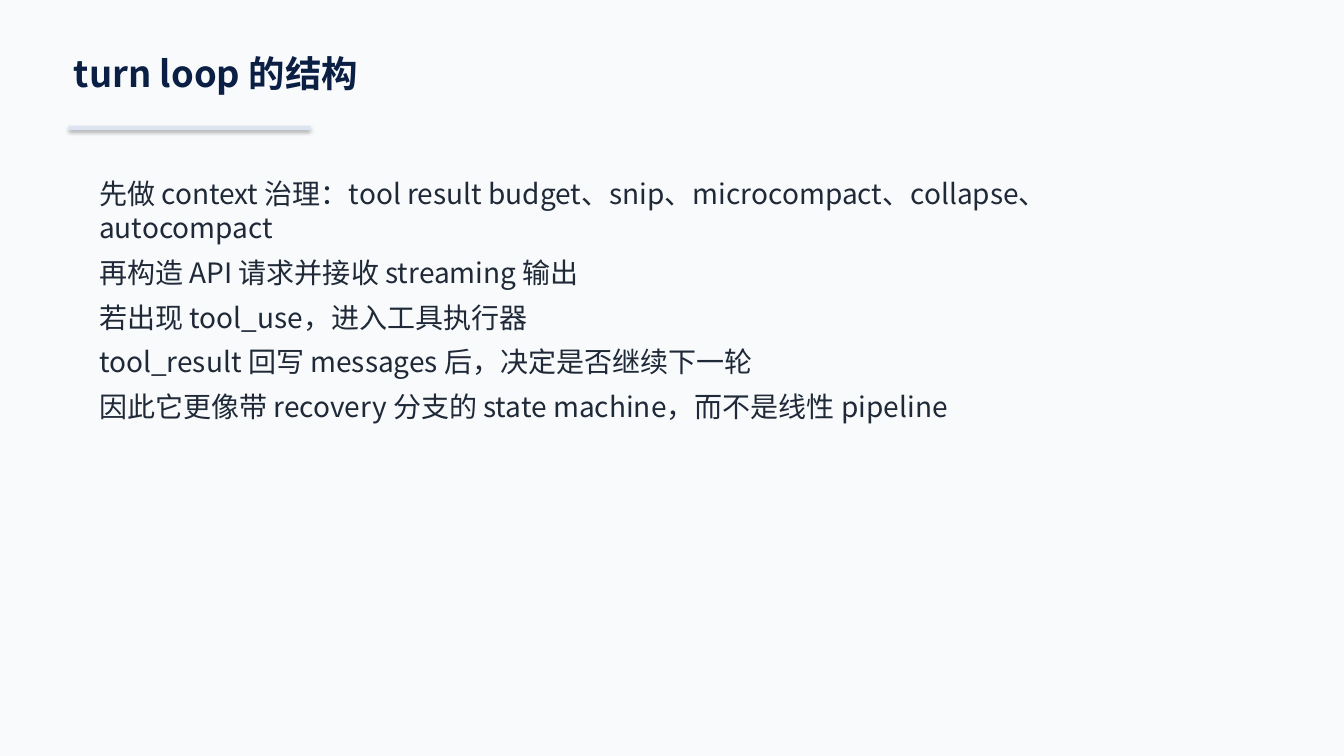
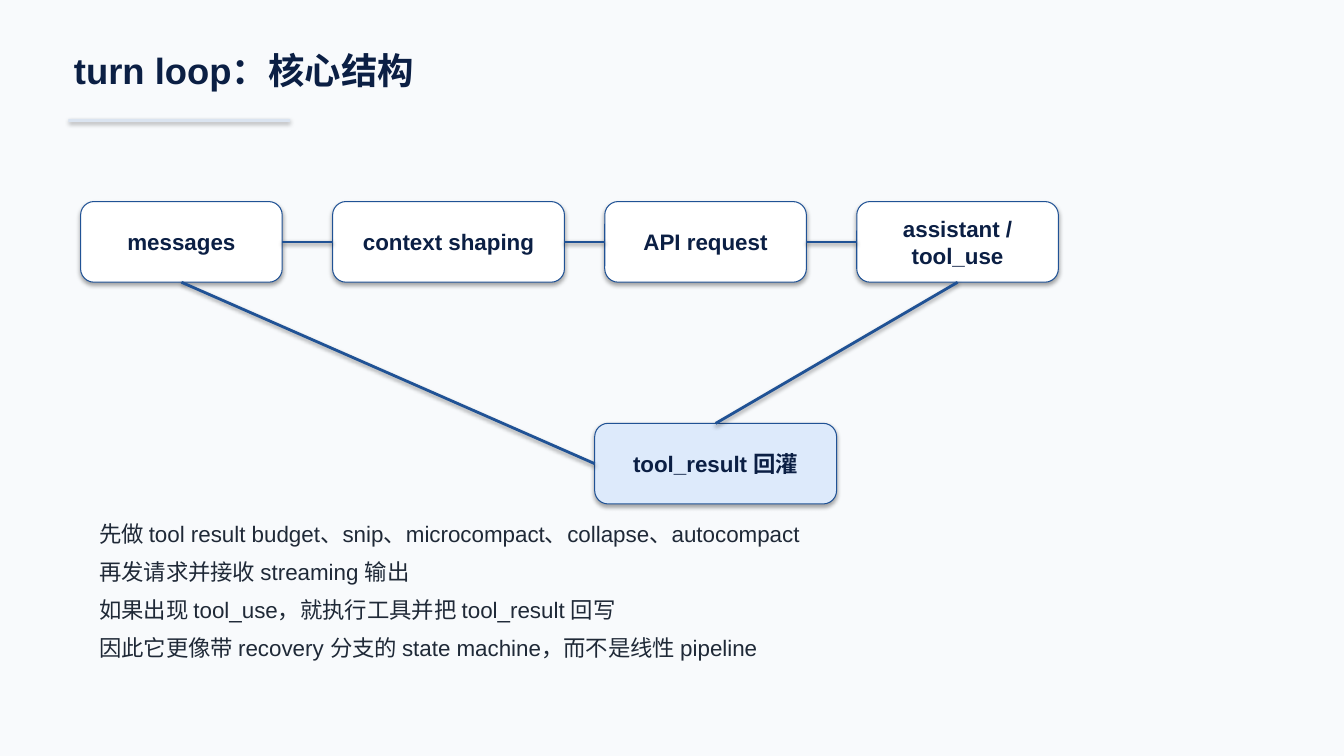
Before and after one commit to boboliu-1010/ccode, a slide deck: slide 7 of docs/zh/00-代码总览与运行时走读-WPS兼容版.pptx (slide 12 before the commit). Drawn at 1344x756 pixels with LibreOffice and Linux fonts; fonts in the diff are those of the drawing. Boxes give left, top, right and bottom in pixels: in the first picture for what was removed or moved away, otherwise in the second. Text is boxed around its words. In the diff, an @@ line names an element or a change of style, - is before the commit and + after.

```diff
--- a/docs/zh/00-代码总览与运行时走读-WPS兼容版.pptx
+++ b/docs/zh/00-代码总览与运行时走读-WPS兼容版.pptx
@@ text at [74,55,414,91]: text changed; font Noto Sans CJK SC to Arial @@
-turn loop 的结构
+turn loop：核心结构
@@ rectangle: place and size @@
-rectangle at [69,126,311,130]
+rectangle at [69,119,290,122]
@@ rounded rectangle added at [81,202,282,282], fill #FFFFFF, outline #205295 0.75 pt, 16 pt, text #0B1F44, bold @@
+messages
@@ rounded rectangle added at [333,202,565,282], fill #FFFFFF, outline #205295 0.75 pt, 16 pt, text #0B1F44, bold @@
+context shaping
@@ rounded rectangle added at [605,202,807,282], fill #FFFFFF, outline #205295 0.75 pt, 16 pt, text #0B1F44, bold @@
+API request
@@ rounded rectangle added at [857,202,1059,282], fill #FFFFFF, outline #205295 0.75 pt, 16 pt, text #0B1F44, bold @@
+assistant / tool_use
@@ line added from (282, 242) to (333, 242), #205295 2 pt @@
@@ line added from (565, 242) to (605, 242), #205295 2 pt @@
@@ line added from (807, 242) to (857, 242), #205295 2 pt @@
@@ line added from (595, 464) to (181, 282), #205295 2 pt @@
@@ line added from (958, 282) to (716, 423), #205295 2 pt @@
@@ rounded rectangle added at [595,423,837,504], fill #DDEAFB, outline #205295 0.75 pt, 16 pt, text #0B1F44, bold @@
+tool_result 回灌
@@ text "先做 tool result budget、snip、microcompact、collapse、autocompact": place and size @@
-text "先做 tool result budget、snip、microcompact、collapse、autocompact" at [99,180,1047,424]
+text "先做 tool result budget、snip、microcompact、collapse、autocompact" at [99,523,800,661]
@@ text at [99,523,800,623]: text changed; size 20 to 16 pt; font Noto Sans CJK SC to Arial @@
-先做 context 治理：tool result budget、snip、microcompact、collapse、autocompact
-再构造 API 请求并接收 streaming 输出
-若出现 tool_use，进入工具执行器
-tool_result 回写 messages 后，决定是否继续下一轮
+先做 tool result budget、snip、microcompact、collapse、autocompact
+再发请求并接收 streaming 输出
+如果出现 tool_use，就执行工具并把 tool_result 回写
@@ text at [99,637,757,661]: size 20 to 16 pt, font Noto Sans CJK SC to Arial in "因此它更像带 recovery 分支的 state machine，而不是线性 pipeline" @@
```
Also in this commit, not shown: 10 other slides changed, 5 slides added, 20 slides removed, 1 other file.
